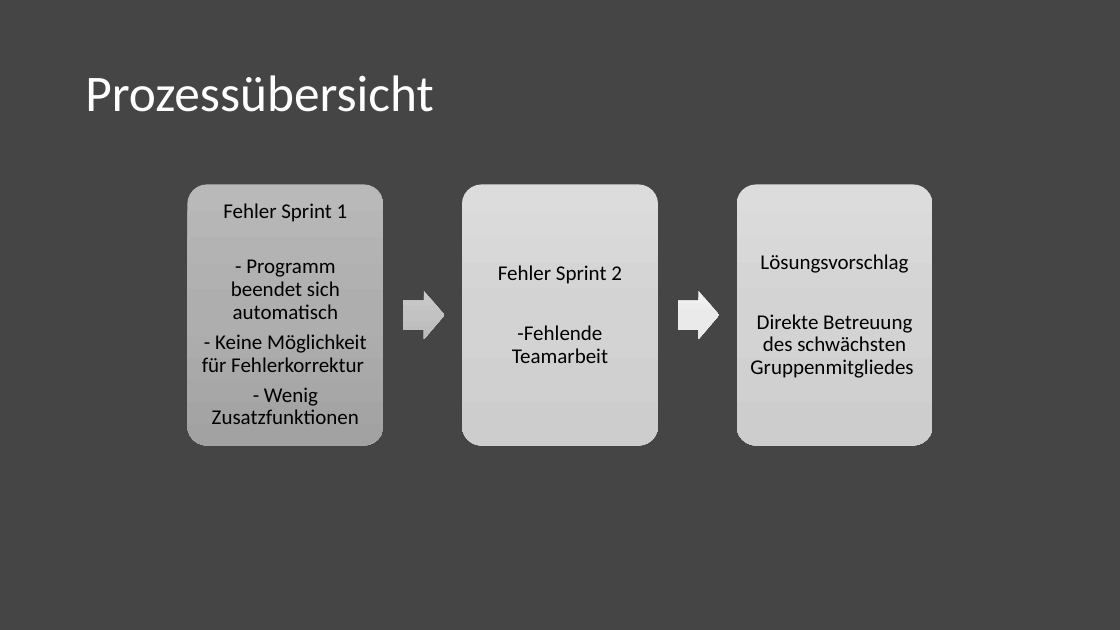
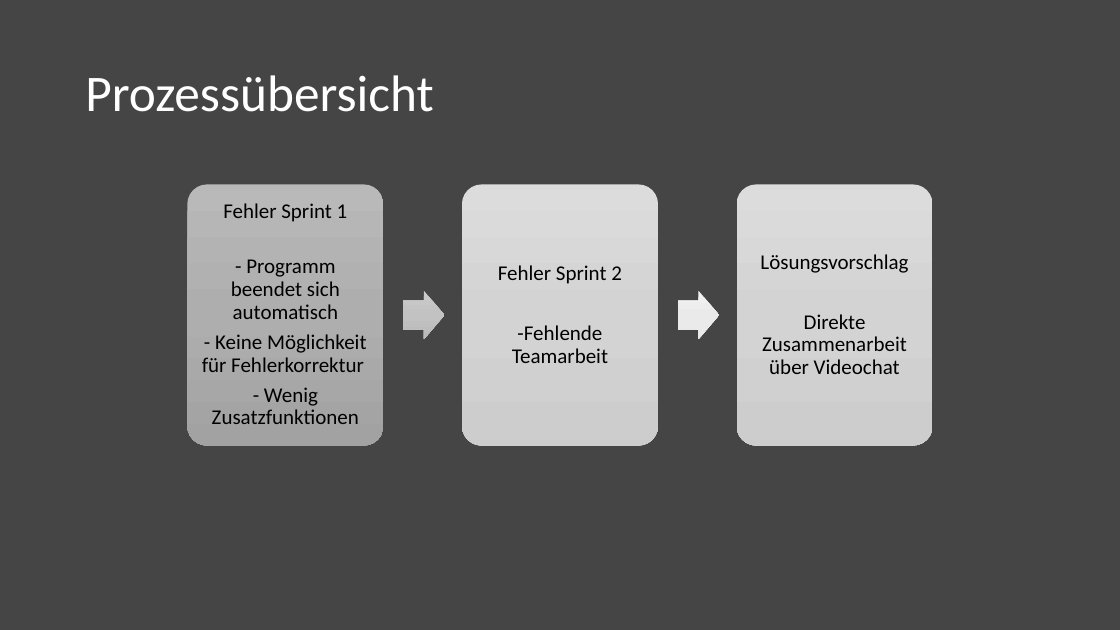
Before and after one commit to maxeuken/HSP-Sprint-1, a slide deck: slide 4 of Zahnraddimensionierungsprogramm.GruppeJ/PowerPoint Präsentation Sprint 2/Sprint 2.pptx. Drawn at 1120x630 pixels with LibreOffice and Linux fonts; fonts in the diff are those of the drawing. Boxes give left, top, right and bottom in pixels: in the first picture for what was removed or moved away, otherwise in the second. Text is boxed around its words. In the diff, an @@ line names an element or a change of style, - is before the commit and + after.

Commit message:
ma6198

```diff
--- a/Zahnraddimensionierungsprogramm.GruppeJ/PowerPoint Präsentation Sprint 2/Sprint 2.pptx
+++ b/Zahnraddimensionierungsprogramm.GruppeJ/PowerPoint Präsentation Sprint 2/Sprint 2.pptx
@@ text at bbox=[762, 314, 907, 374]: text changed @@
-Direkte Betreuung des schwächsten Gruppenmitgliedes
+Direkte Zusammenarbeit über Videochat
```
